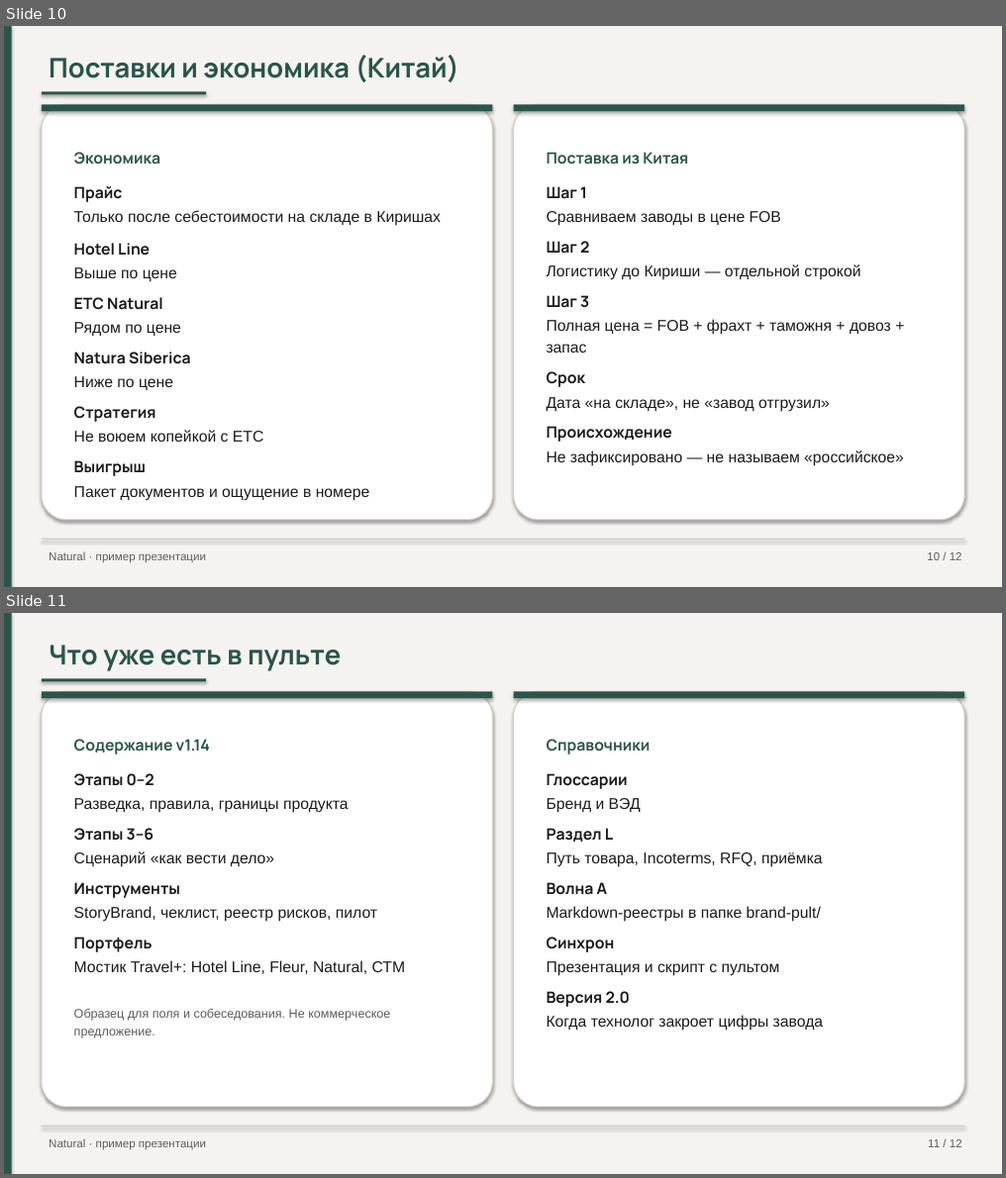
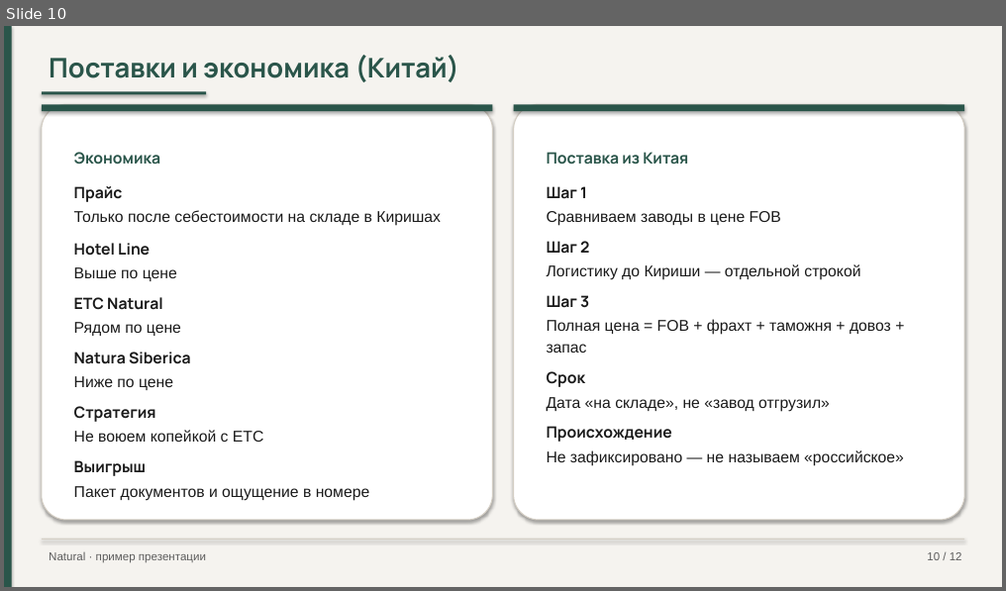
Before and after one commit to pagasbot-coder/Banya-Digital, a slide deck: knowledge-base/presentation-travelplus-interview.pptx. Shown one above the other, each under a label of ours: slides 10 and 11 before the commit, slide 10 after it. The pictures are 1006x1178 and 1006x591 pixels, drawn with LibreOffice and Linux fonts; fonts in the diff are those of the drawing. Boxes give left, top, right and bottom in pixels: in the first picture for what was removed or moved away, otherwise in the second. Text is boxed around its words. In the diff, an @@ line names an element or a change of style, - is before the commit and + after.

```diff
--- a/knowledge-base/presentation-travelplus-interview.pptx
+++ b/knowledge-base/presentation-travelplus-interview.pptx
@@ slide 11 removed at box(4, 613, 1002, 1174), background #FFFFFF @@
@@ rectangle removed at box(4, 613, 1002, 1174) @@
@@ rectangle removed at box(4, 613, 12, 1174) @@
@@ text removed at box(49, 645, 341, 671) @@
-Что уже есть в пульте
@@ rectangle removed at box(42, 679, 206, 682) @@
@@ rounded rectangle removed at box(42, 691, 493, 1107) @@
@@ rectangle removed at box(42, 691, 493, 698) @@
@@ rounded rectangle removed at box(514, 691, 965, 1107) @@
@@ rectangle removed at box(514, 691, 965, 698) @@
@@ text removed at box(74, 739, 406, 1039) @@
-Содержание v1.14
-Этапы 0–2
-Разведка, правила, границы продукта
-Этапы 3–6
-Сценарий «как вести дело»
-Инструменты
-StoryBrand, чеклист, реестр рисков, пилот
-Портфель
-Мостик Travel+: Hotel Line, Fleur, Natural, СТМ
-Образец для поля и собеседования. Не коммерческое предложение.
@@ text removed at box(547, 739, 823, 1031) @@
-Справочники
-Глоссарии
-Бренд и ВЭД
-Раздел L
-Путь товара, Incoterms, RFQ, приёмка
-Волна A
-Markdown-реестры в папке brand-pult/
-Синхрон
-Презентация и скрипт с пультом
-Версия 2.0
-Когда технолог закроет цифры завода
@@ rectangle removed at box(42, 1126, 964, 1127) @@
@@ text removed at box(49, 1140, 206, 1151) @@
-Natural · пример презентации
@@ text removed at box(928, 1140, 962, 1148) @@
-11 / 12
```
Also in this commit, not shown: 1 slide changed, 1 slide added, 3 other files.
